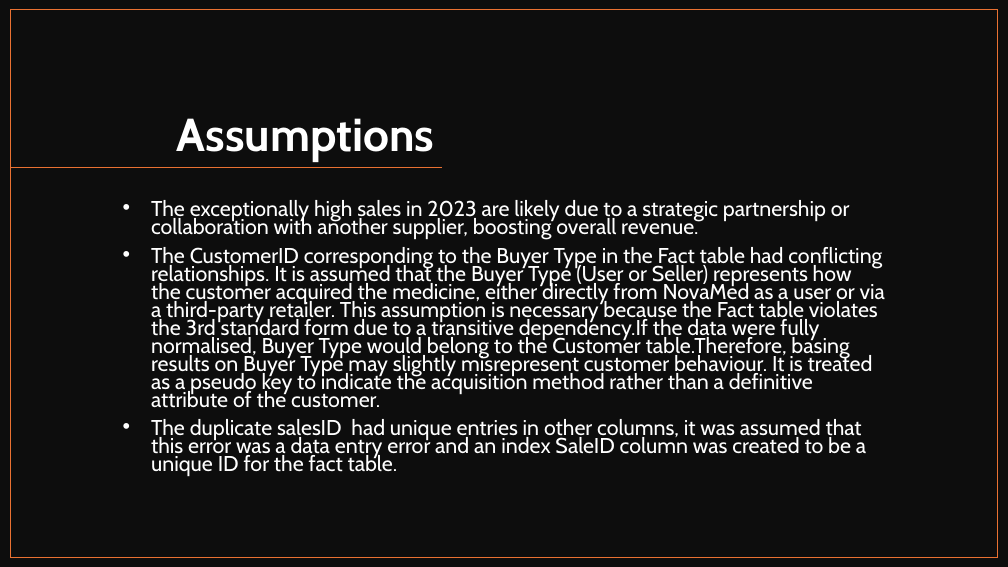
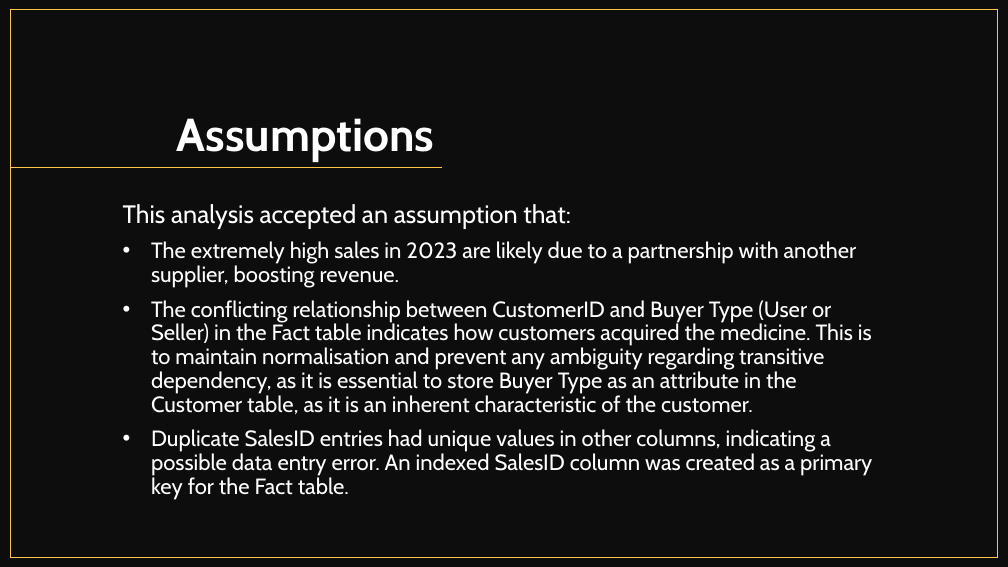
Before and after one commit to cephard/NovaMed-Solutions, a slide deck: slide 33 of NovaMed Solutions Presentation.pptx (slide 32 before the commit). Drawn at 1008x567 pixels with LibreOffice and Linux fonts; fonts in the diff are those of the drawing. Boxes give left, top, right and bottom in pixels: in the first picture for what was removed or moved away, otherwise in the second. Text is boxed around its words. In the diff, an @@ line names an element or a change of style, - is before the commit and + after.

```diff
--- a/NovaMed Solutions Presentation.pptx
+++ b/NovaMed Solutions Presentation.pptx
@@ background #FFFFFF to #FDC543 @@
@@ rectangle at (11, 10, 998, 558): outline #E97132 1 pt to #FDC543 1 pt @@
@@ line (442, 168) - (11, 168): stroke #E97132 1 pt to #FDC543 1 pt @@
@@ subtitle at (123, 204, 872, 500): text changed; size 20.4 to 21 pt @@
-• The exceptionally high sales in 2023 are likely due to a strategic partnership or collaboration with another supplier, boosting overall revenue.
-• The CustomerID corresponding to the Buyer Type in the Fact table had conflicting relationships. It is assumed that the Buyer Type (User or Seller) represents how the customer acquired the medicine, either directly from NovaMed as a user or via a third-party retailer. This assumption is necessary because the Fact table violates the 3rd standard form due to a transitive dependency.If the data were fully normalised, Buyer Type would belong to the Customer table.Therefore, basing results on Buyer Type may slightly misrepresent customer behaviour. It is treated as a pseudo key to indicate the acquisition method rather than a definitive attribute of the customer.
-• The duplicate salesID had unique entries in other columns, it was assumed that this error was a data entry error and an index SaleID column was created to be a unique ID for the fact table.
+This analysis accepted an assumption that:
+• The extremely high sales in 2023 are likely due to a partnership with another supplier, boosting revenue.
+• The conflicting relationship between CustomerID and Buyer Type (User or Seller) in the Fact table indicates how customers acquired the medicine. This is to maintain normalisation and prevent any ambiguity regarding transitive dependency, as it is essential to store Buyer Type as an attribute in the Customer table, as it is an inherent characteristic of the customer.
+• Duplicate SalesID entries had unique values in other columns, indicating a possible data entry error. An indexed SalesID column was created as a primary key for the Fact table.
```
Also in this commit, not shown: 24 other slides changed, 11 slides added, 8 slides removed, 3 other files.
